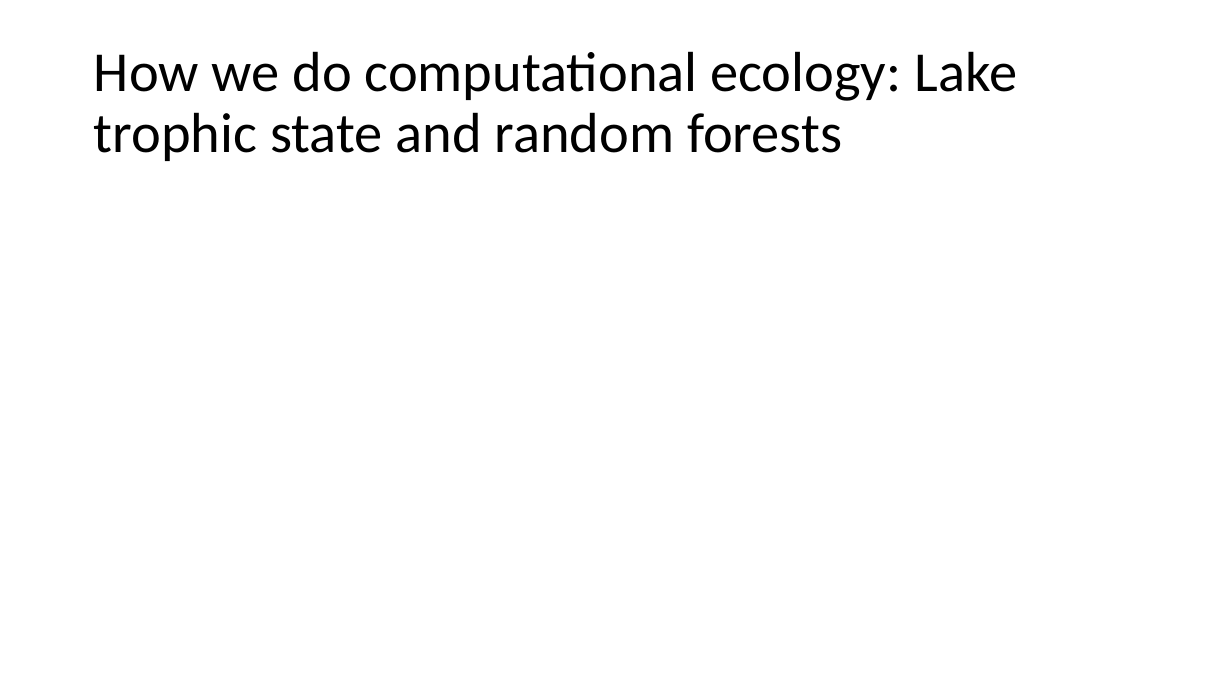
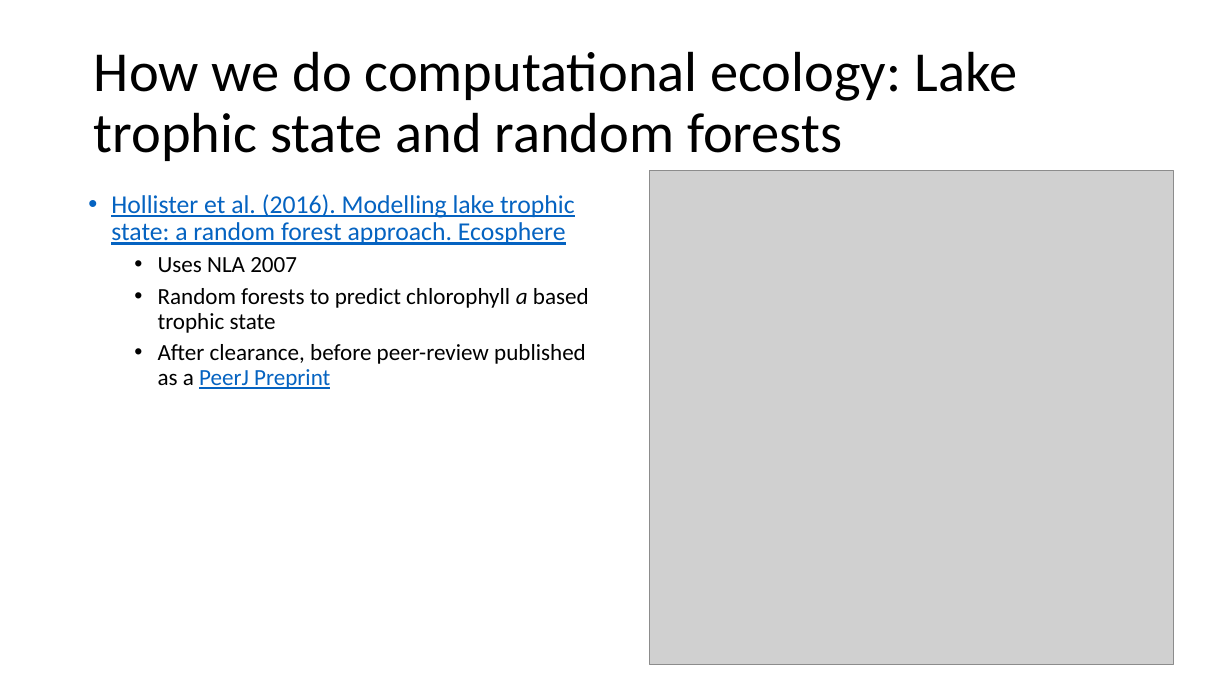
Before and after one commit to jhollist/eco_with_computers, a slide deck: slide 9 of hollister_eco_with_computers.pptx (slide 8 before the commit). Drawn at 1232x693 pixels with LibreOffice and Linux fonts; fonts in the diff are those of the drawing; grey boxes stand for pictures. Boxes give left, top, right and bottom in pixels: in the first picture for what was removed or moved away, otherwise in the second. Text is boxed around its words. In the diff, an @@ line names an element or a change of style, - is before the commit and + after.

```diff
--- a/hollister_eco_with_computers.pptx
+++ b/hollister_eco_with_computers.pptx
@@ picture added at [650, 171, 1174, 665] @@
@@ text added at [111, 194, 589, 389], 18 pt, text #000000 @@
+  • Hollister et al. (2016). Modelling lake trophic state: a random forest approach. Ecosphere
+    • Uses NLA 2007
+    • Random forests to predict chlorophyll a based trophic state
+    • After clearance, before peer-review published as a PeerJ Preprint
```
Also in this commit, not shown: 2 other slides changed, 1 slide added.
